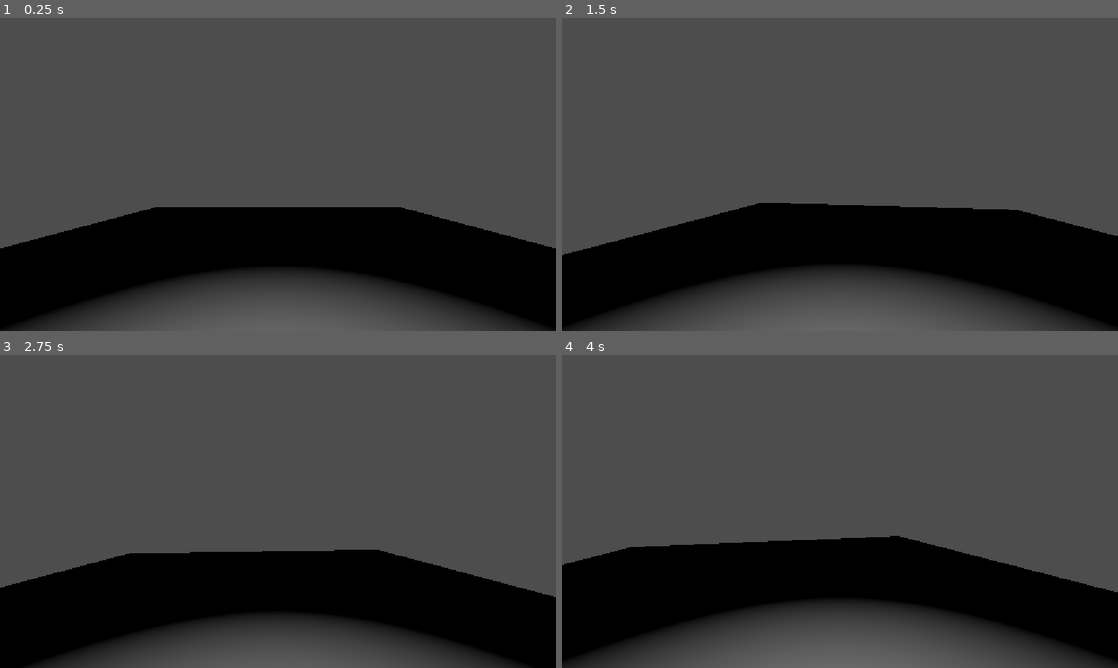
Above: before the commit, frames 1-4 (two rows, left to right).
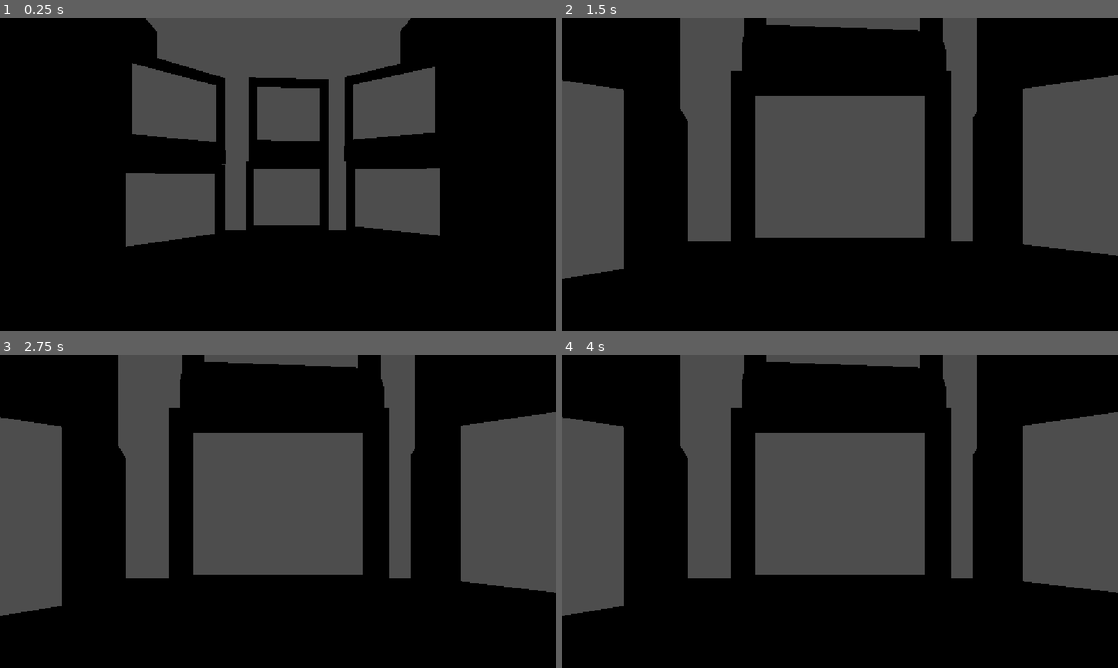
Above: after the commit, the same moments.

Repository: TheoXymore/1983
Game: Godot game, scene res://office/salle_surveillance.tscn
Same seed, same stepped clock (60 frames per second), same inputs: the game is played once before the commit and once after it. The project has no main scene, so this scene is started directly.
Inputs (mouse positions are in pixels of both pictures, inside the frame that each line leads up to):
- Up to frame 1 (0.25 s): no input
- Up to frame 2 (1.5 s): tap Enter at 0.5 s; move the mouse to (867, 174) at 0.52 s; press the mouse at (867, 174) at 0.53 s; tap Space at 1.25 s; move the mouse to (812, 174) at 1.27 s; release the mouse at (812, 174) at 1.28 s; click (812, 174) at 1.35 s
- Up to frame 3 (2.75 s): tap Enter at 2 s; move the mouse to (289, 505) at 2.02 s; press the mouse at (289, 505) at 2.03 s
- Up to frame 4 (4 s): tap Space at 2.75 s; move the mouse to (834, 517) at 2.77 s; release the mouse at (834, 517) at 2.78 s; click (834, 517) at 2.85 s; tap Enter at 3.5 s; move the mouse to (878, 514) at 3.52 s; press the mouse at (878, 514) at 3.53 s

The runs differ from the first frame. In frame 1, 56% of the frame differs, in the area x 0-100%, y 0-100%; in frame 2, 49%; in frame 3, 45%; in frame 4, 50%.

Commit message:
bureau avec vue sur rue

Diff:
--- /dev/null
+++ b/office/salle_surveillance.gd
@@ -0,0 +1,23 @@
+extends Node3D
+
+@export var ecrans:Array[Screen]
+
+@export var rues:Array[PackedScene]
+var rues_scenes:Array[SubViewport]
+
+# Called when the node enters the scene tree for the first time.
+func _ready() -> void:
+	for i in ecrans.size():
+		var rue = rues[i].instantiate()
+		add_child(rue)
+		rues_scenes.append(rue)
+
+		var mat = StandardMaterial3D.new()
+		mat.albedo_texture = rue.get_texture()
+		mat.shading_mode = BaseMaterial3D.SHADING_MODE_UNSHADED
+		ecrans[i].window.mesh.material = mat
+
+
+# Called every frame. 'delta' is the elapsed time since the previous frame.
+func _process(delta: float) -> void:
+	pass
--- a/office/salle_surveillance.tscn
+++ b/office/salle_surveillance.tscn
@@ -1,22 +1,32 @@
 [gd_scene format=3 uid="uid://cblvnxb4o7q8r"]
 
+[ext_resource type="Script" uid="uid://hgxs8st45loy" path="res://office/salle_surveillance.gd" id="1_s03c4"]
 [ext_resource type="Script" uid="uid://cnxwe5r6tahp5" path="res://office/vue_joueur.gd" id="1_yy8ch"]
+[ext_resource type="PackedScene" uid="uid://b03y66qsgtbv6" path="res://screen/screen.tscn" id="2_3hqai"]
+[ext_resource type="PackedScene" uid="uid://wq1u4e0gv8uc" path="res://street/street.tscn" id="2_5j1s6"]
+[ext_resource type="PackedScene" uid="uid://cv7weysihmh6d" path="res://office/Desk by Quaternius - V86Go2rlnq.glb" id="3_i6g08"]
 
 [sub_resource type="BoxMesh" id="BoxMesh_25aah"]
 
 [sub_resource type="BoxShape3D" id="BoxShape3D_3b1fi"]
 
-[node name="Salle_Surveillance" type="Node3D" unique_id=904370933]
+[node name="Salle_Surveillance" type="Node3D" unique_id=904370933 node_paths=PackedStringArray("ecrans")]
+script = ExtResource("1_s03c4")
+ecrans = [NodePath("Screen1"), NodePath("Screen2"), NodePath("Screen3"), NodePath("Screen4"), NodePath("Screen5"), NodePath("Screen6")]
+rues = Array[PackedScene]([ExtResource("2_5j1s6"), ExtResource("2_5j1s6"), ExtResource("2_5j1s6"), ExtResource("2_5j1s6"), ExtResource("2_5j1s6"), ExtResource("2_5j1s6")])
 
 [node name="Lumiere_Plafond" type="SpotLight3D" parent="." unique_id=1880976669]
 transform = Transform3D(1, 0, 0, 0, -4.371139e-08, 1, 0, -1, -4.371139e-08, 0, 1, 0)
 
 [node name="Vue_Joueur" type="Camera3D" parent="." unique_id=1615467431]
-transform = Transform3D(1, 0, 0, 0, 1, 0, 0, 0, 1, 0, 0.5, 0)
+transform = Transform3D(1, 0, 0, 0, 1, 0, 0, 0, 1, 0, 1.6, -0.205)
 script = ExtResource("1_yy8ch")
 
+[node name="RayCast3D" type="RayCast3D" parent="Vue_Joueur" unique_id=1007433458]
+transform = Transform3D(1, 0, 0, 0, -1.3113416e-07, -1, 0, 3, -4.371139e-08, 0, 0, 0)
+
 [node name="Sol" type="Node3D" parent="." unique_id=1660880146]
-transform = Transform3D(3, 0, 0, 0, 0.2, 0, 0, 0, 3, 0, 0, -1)
+transform = Transform3D(3.5, 0, 0, 0, 0.233, 0, 0, 0, 3.5, 0, 0, -1)
 
 [node name="StaticBody3D" type="StaticBody3D" parent="Sol" unique_id=722672682]
 
@@ -25,3 +35,48 @@
 
 [node name="CollisionShape3D" type="CollisionShape3D" parent="Sol/StaticBody3D" unique_id=136585625]
 shape = SubResource("BoxShape3D_3b1fi")
+
+[node name="Mur_Gauche" type="Node3D" parent="." unique_id=200968806]
+transform = Transform3D(-1.5298986e-07, -0.23299998, 0, 3.4999998, -1.0184753e-08, 0, 0, 0, 3.4999998, -1.629162, 1.6431533, -1)
+
+[node name="StaticBody3D" type="StaticBody3D" parent="Mur_Gauche" unique_id=607861866]
+
+[node name="MeshInstance3D" type="MeshInstance3D" parent="Mur_Gauche/StaticBody3D" unique_id=792942215]
+transform = Transform3D(1.0000001, -2.220446e-16, 0, -5.684342e-14, 1, 0, 0, 0, 1.0000001, -0.0029835105, 0, 0)
+mesh = SubResource("BoxMesh_25aah")
+
+[node name="CollisionShape3D" type="CollisionShape3D" parent="Mur_Gauche/StaticBody3D" unique_id=183340551]
+shape = SubResource("BoxShape3D_3b1fi")
+
+[node name="Mur_Droit" type="Node3D" parent="." unique_id=111425063]
+transform = Transform3D(-1.5298986e-07, -0.23299998, 0, 3.4999998, -1.0184753e-08, 0, 0, 0, 3.4999998, 1.6361703, 1.6431533, -1)
+
+[node name="StaticBody3D" type="StaticBody3D" parent="Mur_Droit" unique_id=770492229]
+
+[node name="MeshInstance3D" type="MeshInstance3D" parent="Mur_Droit/StaticBody3D" unique_id=92117184]
+transform = Transform3D(1.0000001, -2.220446e-16, 0, -5.684342e-14, 1, 0, 0, 0, 1.0000001, -0.003134042, 0, 0)
+mesh = SubResource("BoxMesh_25aah")
+
+[node name="CollisionShape3D" type="CollisionShape3D" parent="Mur_Droit/StaticBody3D" unique_id=362606474]
+shape = SubResource("BoxShape3D_3b1fi")
+
+[node name="Screen1" parent="." unique_id=697487490 instance=ExtResource("2_3hqai")]
+transform = Transform3D(0.21498255, 0, 0.12760296, 0, 0.25, 0, -0.12760296, 0, 0.21498255, -0.6813643, 1.4063588, -1.520599)
+
+[node name="Screen2" parent="." unique_id=524203711 instance=ExtResource("2_3hqai")]
+transform = Transform3D(0.1999198, 0, 0.15010689, 0, 0.25, 0, -0.15010689, 0, 0.1999198, -0.7079749, 1.9657613, -1.5534664)
+
+[node name="Screen3" parent="." unique_id=1938662658 instance=ExtResource("2_3hqai")]
+transform = Transform3D(0.24999999, 0, 0, 0, 0.25, 0, 0, 0, 0.24999999, 0.05891776, 1.4340947, -1.7695789)
+
+[node name="Screen4" parent="." unique_id=442935597 instance=ExtResource("2_3hqai")]
+transform = Transform3D(0.24963757, 0, 0.013456074, 0, 0.25, 0, -0.013456074, 0, 0.24963757, 0.05891776, 1.9902816, -1.8207668)
+
+[node name="Screen5" parent="." unique_id=693746171 instance=ExtResource("2_3hqai")]
+transform = Transform3D(0.22331443, 0, -0.11238627, 0, 0.25, 0, 0.11238627, 0, 0.22331443, 0.7815622, 1.4340947, -1.6030569)
+
+[node name="Screen6" parent="." unique_id=1243956428 instance=ExtResource("2_3hqai")]
+transform = Transform3D(0.21310996, 0, -0.13070638, 0, 0.25, 0, 0.13070638, 0, 0.21310996, 0.79740536, 1.9902816, -1.6297735)
+
+[node name="Desk" parent="." unique_id=2084638257 instance=ExtResource("3_i6g08")]
+transform = Transform3D(1.2, 0, 0, 0, 1.2, 0, 0, 0, 1.2, 0, 0, -1.5)
--- a/office/vue_joueur.gd
+++ b/office/vue_joueur.gd
@@ -2,24 +2,55 @@
 
 const RAY_LENGTH = 1000
 
-@export var mouse_sensitivity = 0.003
+@onready var ray_cast_3d: RayCast3D = $RayCast3D
+var is_camera_selected = false
+var mouse_sensitivity = 0.003
 var current_pitch = 0.0
+
+var rues: Array
+
+var collided_object
+var current_screen
+
+@onready var tween = get_tree().create_tween()
 
 func _ready() -> void:
 	Input.mouse_mode = Input.MOUSE_MODE_CAPTURED
 
-func _input(event: InputEvent) -> void:
-	if event.is_action_pressed("select"):
-		var from = project_ray_origin(event.position)
-		var to = from + project_ray_normal(event.position) * RAY_LENGTH
-		print("from :", from)
-		print("to : ", to)
-
 func _unhandled_input(event: InputEvent) -> void:
-	if event is InputEventMouseMotion:
-		rotate_camera(event.relative)
+	if event is InputEventMouseMotion :
+		if not is_camera_selected:
+			rotate_camera(event.relative)
+		else :
+			pass #TODO
 
 func rotate_camera(mouse_delta: Vector2) -> void:
 	rotation.y -= mouse_delta.x * mouse_sensitivity
 	current_pitch = clamp(current_pitch - mouse_delta.y * mouse_sensitivity, deg_to_rad(-89), deg_to_rad(89))
 	rotation.x = current_pitch
+
+func _process(delta: float) -> void:
+	if Input.is_action_just_pressed("select"):
+		select_screen_under_crosshair()
+	if Input.is_action_just_pressed("cancel") and is_camera_selected:
+		move_camera_to_global_position(Vector3(0,1.6,-0.2), Vector3.ZERO, true)
+
+func select_screen_under_crosshair():
+	collided_object = ray_cast_3d.get_collider()
+
+	if collided_object is Screen:
+		current_screen = collided_object
+		print(current_screen)
+		move_camera_to_global_position(current_screen.anchor.global_position, current_screen.anchor.global_rotation, false)
+
+func move_camera_to_global_position(position, rotation, can_move):
+	if tween and tween.is_valid():
+		tween.kill()
+	tween = create_tween()
+	tween.set_ease(Tween.EASE_IN)
+	tween.tween_property(self, "global_position", position, 0.2)
+	tween.parallel().tween_property(self, "global_rotation", rotation, 0.2)
+	tween.tween_callback(change_bool.bind(can_move))
+
+func change_bool(can_move):
+	is_camera_selected = not can_move
--- a/screen/screen.gd
+++ b/screen/screen.gd
@@ -2,6 +2,7 @@
 class_name Screen
 
 @onready var anchor: Node3D = $Anchor
+@onready var window: MeshInstance3D = $MeshInstance3D
 
 # Called when the node enters the scene tree for the first time.
 func _ready() -> void:
--- a/street/street.tscn
+++ b/street/street.tscn
@@ -28,7 +28,9 @@
 [sub_resource type="PlaneMesh" id="PlaneMesh_77876"]
 size = Vector2(1, 1)
 
-[node name="Street" type="Node3D" unique_id=1049801148]
+[node name="Street" type="SubViewport" unique_id=1887992785]
+own_world_3d = true
+size = Vector2i(320, 240)
 
 [node name="WorldEnvironment" type="WorldEnvironment" parent="." unique_id=589042920]
 environment = SubResource("Environment_eaort")
Binary file added: office/Desk by Quaternius - V86Go2rlnq.glb
Not shown, added: office/Desk by Quaternius - V86Go2rlnq.glb.import
Not shown, added: office/salle_surveillance.gd.uid
